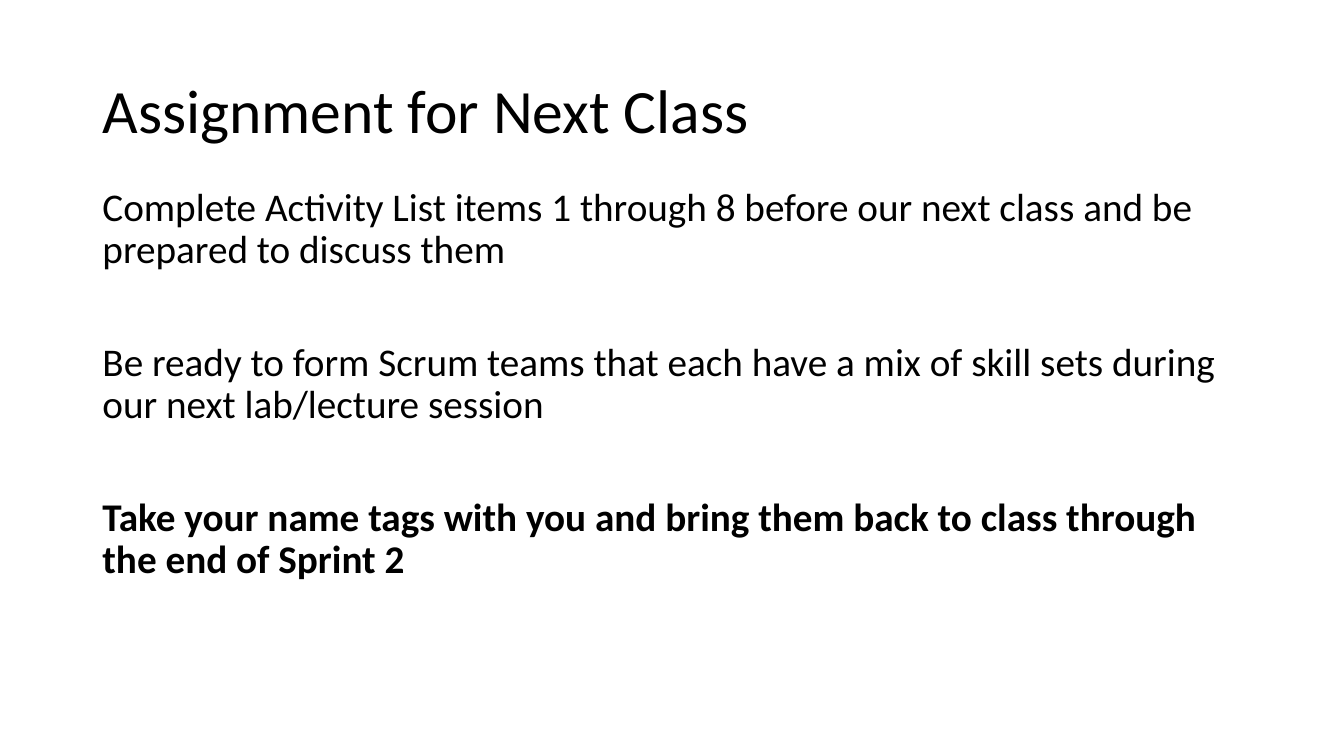
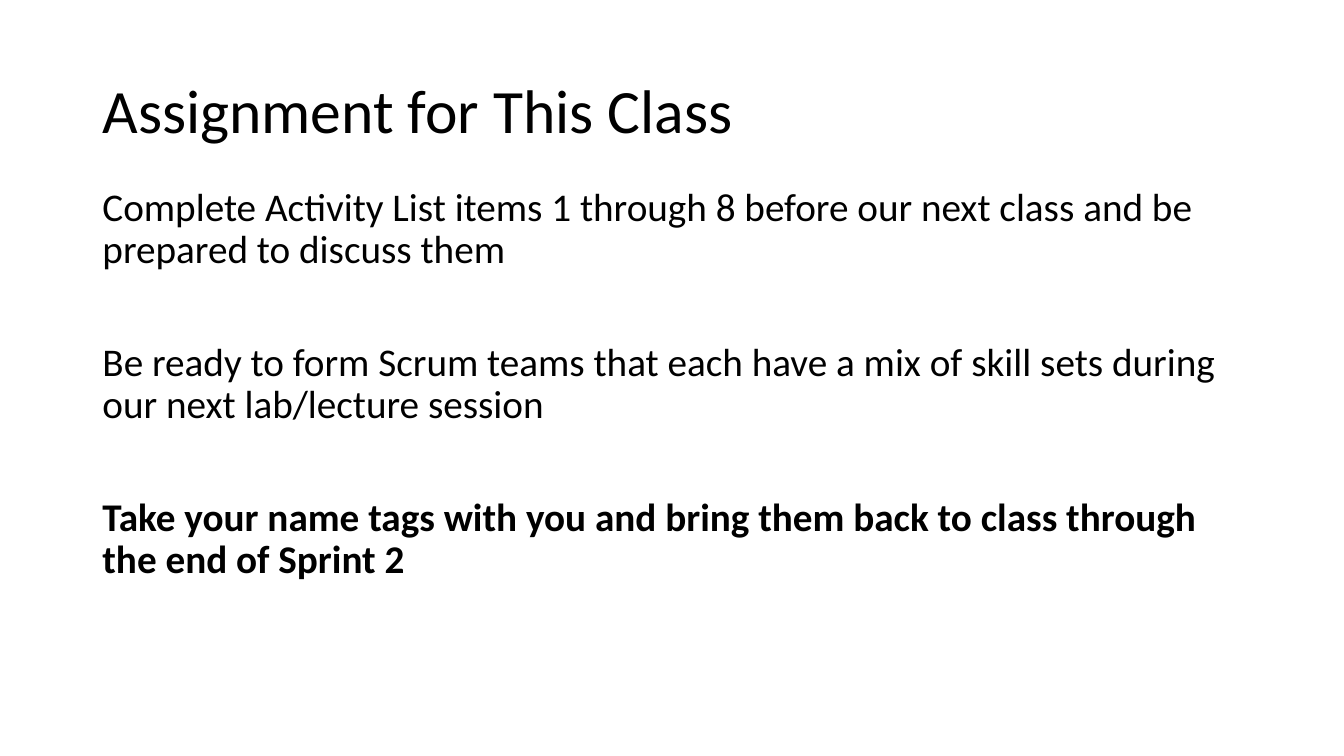
Before and after one commit to EricJPogue/CPSC-24500, a slide deck: slide 2 of lecture-slides/2019-08-28.pptx (slide 6 before the commit). Drawn at 1344x756 pixels with LibreOffice and Linux fonts; fonts in the diff are those of the drawing. Boxes give left, top, right and bottom in pixels: in the first picture for what was removed or moved away, otherwise in the second. Text is boxed around its words. In the diff, an @@ line names an element or a change of style, - is before the commit and + after.

```diff
--- a/lecture-slides/2019-08-28.pptx
+++ b/lecture-slides/2019-08-28.pptx
@@ title at [102,90,733,144]: text changed @@
-Assignment for Next Class
+Assignment for This Class
```
Also in this commit, not shown: 3 other slides changed, 8 slides added, 3 slides removed, 1 other file.
